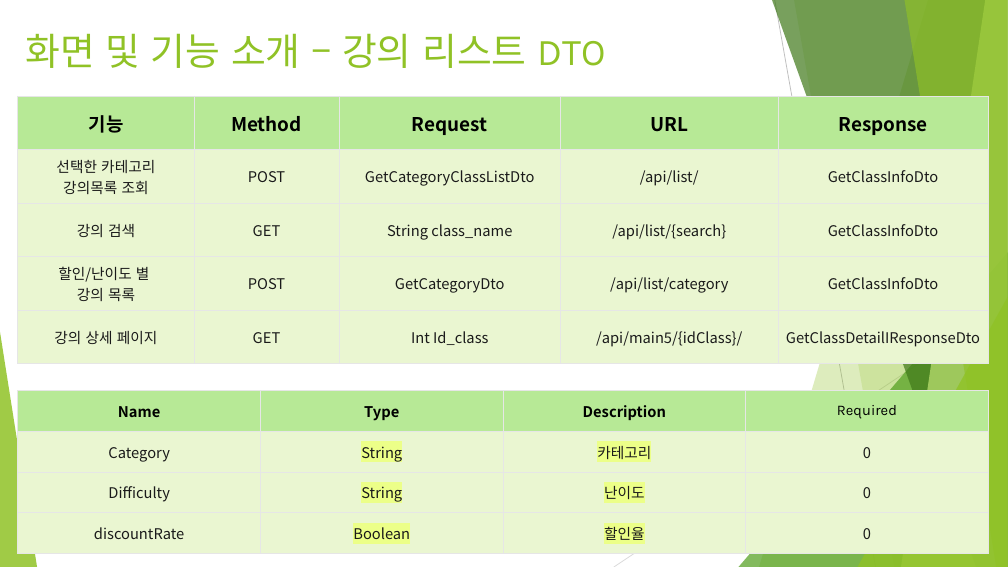
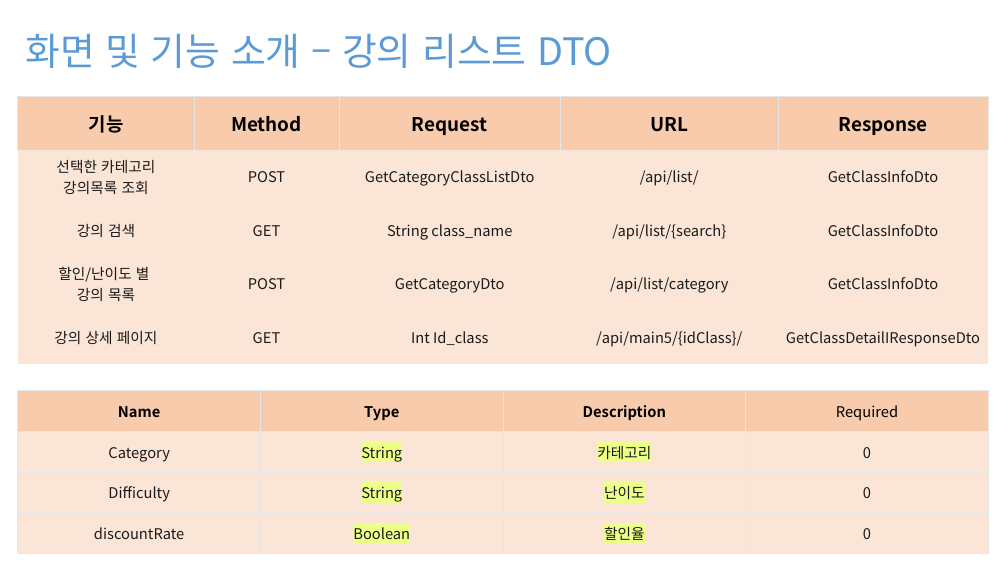
Before and after one commit to NALASAI/SelfIntroduction, a slide deck: slide 20 of 온라인 강의 사이트(BE).pptx. Drawn at 1008x567 pixels with LibreOffice and Linux fonts; fonts in the diff are those of the drawing. Boxes give left, top, right and bottom in pixels: in the first picture for what was removed or moved away, otherwise in the second. Text is boxed around its words. In the diff, an @@ line names an element or a change of style, - is before the commit and + after.

```diff
--- a/온라인 강의 사이트(BE).pptx
+++ b/온라인 강의 사이트(BE).pptx
@@ text "화면 및 기능 소개 – ..." at (25,33,612,68): font Karla to Noto Sans CJK KR, text colour #90C226 to #5B9BD5 @@
@@ table at (18,96,989,364) @@
@@ fill #B7E996 to #F8CBAD in row 1 @@
@@ fill #EAF6D1 to #FBE5D6 in 20 cells @@
@@ borders changed @@
@@ group removed at (0,0,1008,567): 5 freeform shapes, 3 triangles, 2 lines @@
@@ table at (18,391,989,554) @@
@@ fill #B7E996 to #F8CBAD in row 1 @@
@@ fill #EAF6D1 to #FBE5D6 in 12 cells @@
@@ font Karla to Noto Sans CJK KR in "Required" @@
```
Also in this commit, not shown: 36 other slides changed, 2 slides added.
